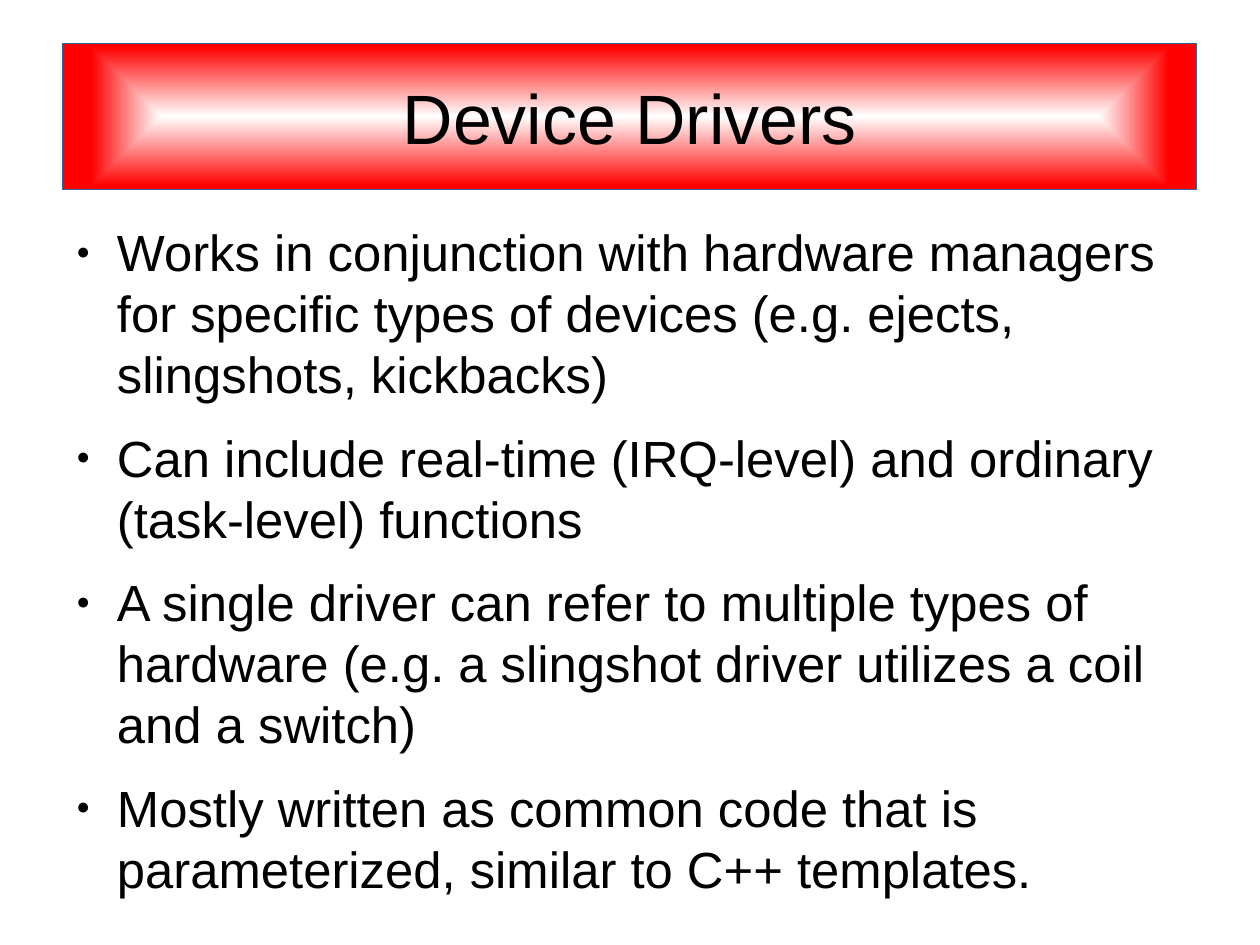
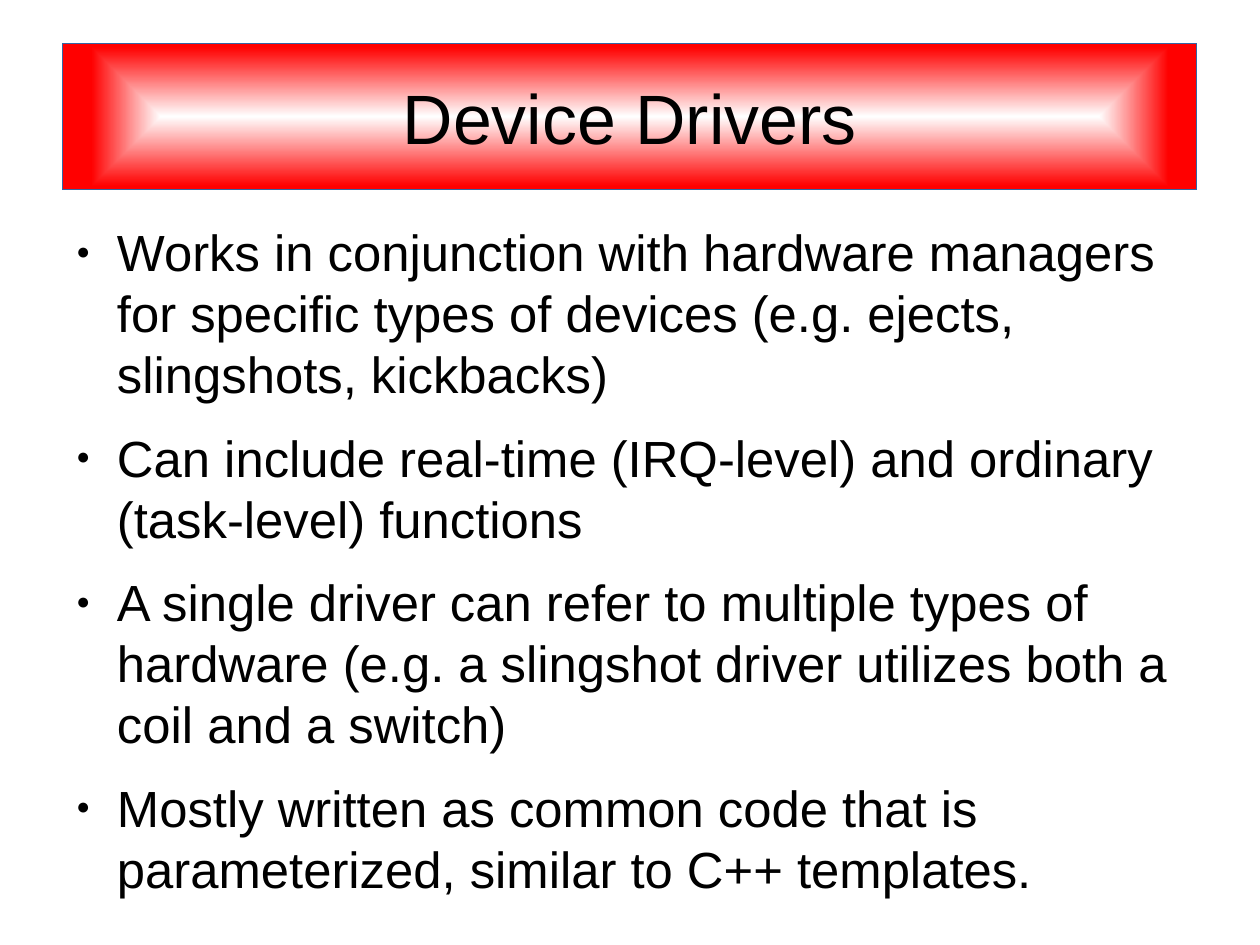
Before and after one commit to SonnyJim/freewpc, a slide deck: slide 8 of doc/freewpc.odp. Drawn at 1260x945 pixels with LibreOffice and Linux fonts; fonts in the diff are those of the drawing. Boxes give left, top, right and bottom in pixels: in the first picture for what was removed or moved away, otherwise in the second. Text is boxed around its words. In the diff, an @@ line names an element or a change of style, - is before the commit and + after.

```diff
--- a/doc/freewpc.odp
+++ b/doc/freewpc.odp
@@ text at <box>117,584,1166,754</box>: text changed @@
-● A single driver can refer to multiple types of hardware (e.g. a slingshot driver utilizes a coil and a switch)
+● A single driver can refer to multiple types of hardware (e.g. a slingshot driver utilizes both a coil and a switch)
```
Also in this commit, not shown: 13 other slides changed, 2 slides added.
